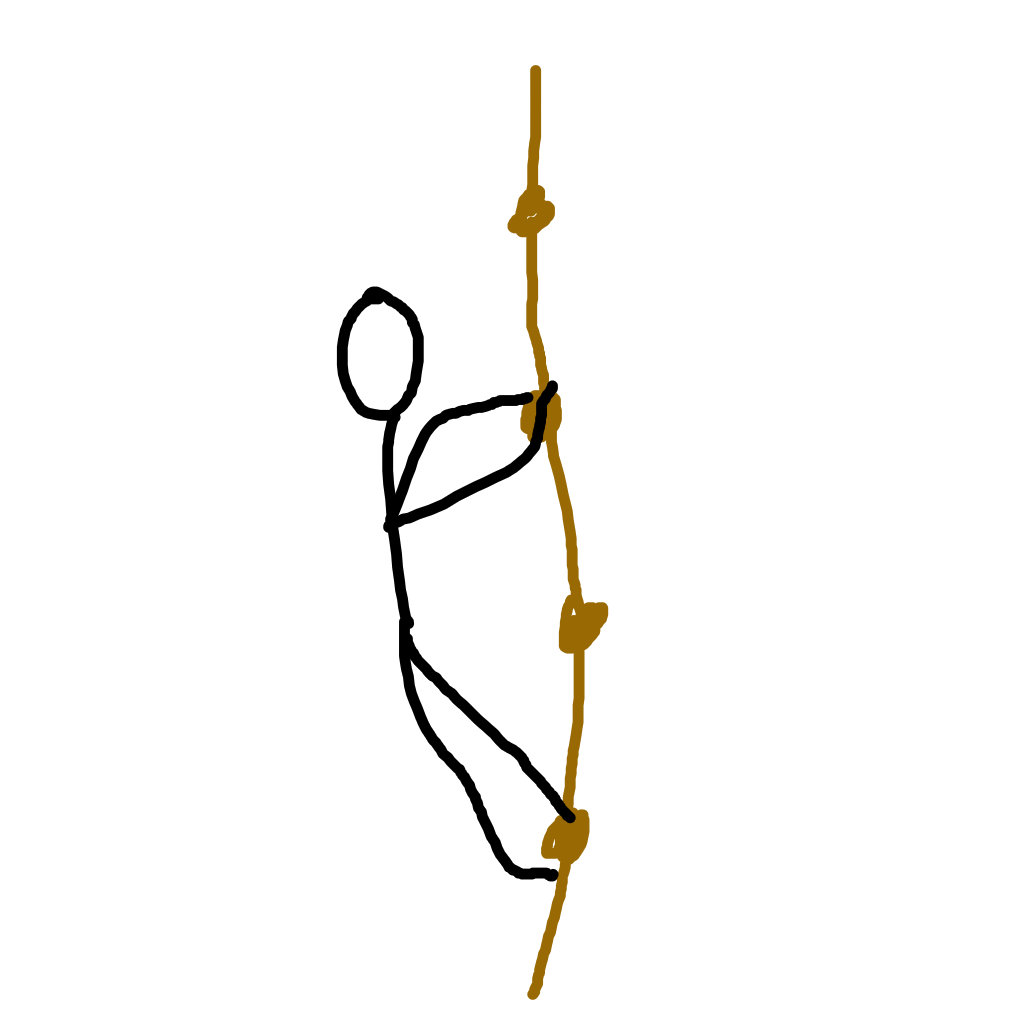
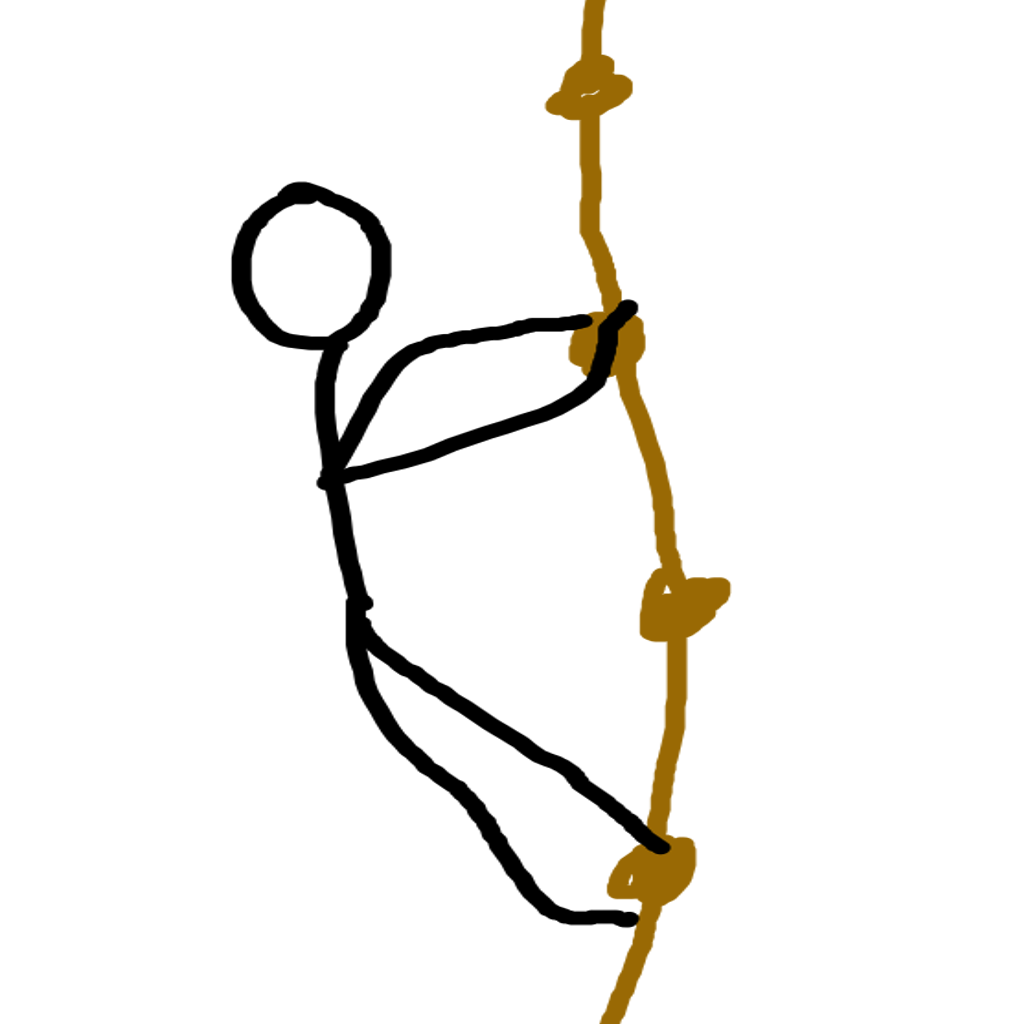
Comparing the layer stacks of the two 1024x1024 images. Changes:
painted on "Paint Layer 1" over [230, 0, 732, 1024]
